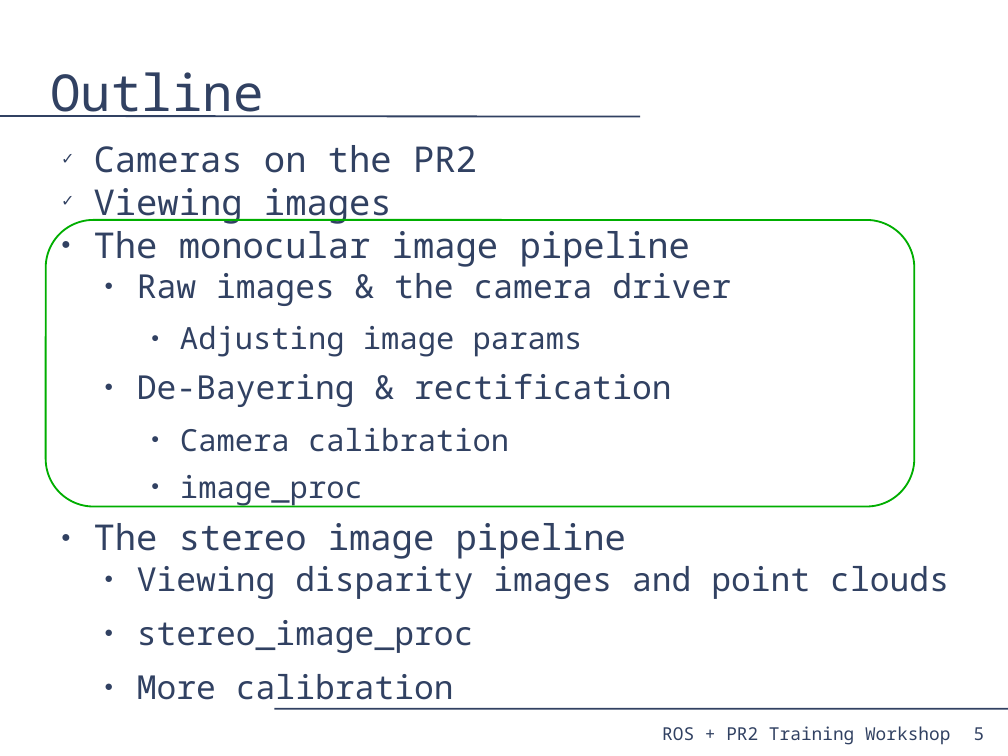
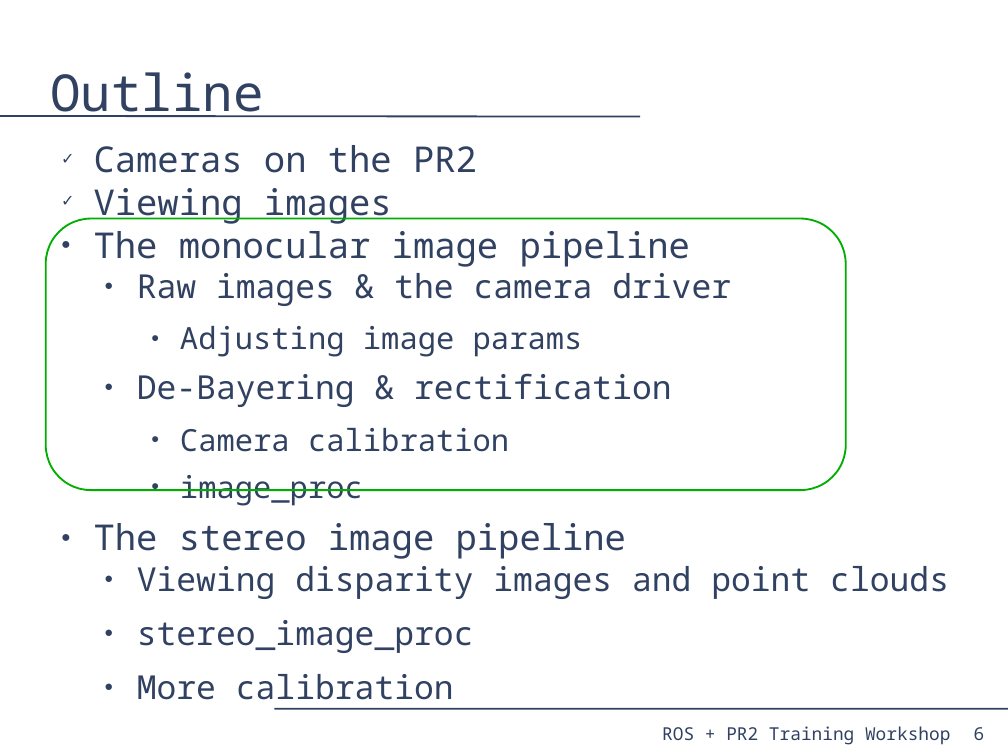
Before and after one commit to PR2/pr2_docs, a slide deck: slide 6 of pr2_training_workshop/processing_camera_data/slides.odp (slide 5 before the commit). Drawn at 1008x756 pixels with LibreOffice and Linux fonts; fonts in the diff are those of the drawing. Boxes give left, top, right and bottom in pixels: in the first picture for what was removed or moved away, otherwise in the second. Text is boxed around its words. In the diff, an @@ line names an element or a change of style, - is before the commit and + after.

```diff
--- a/pr2_training_workshop/processing_camera_data/slides.odp
+++ b/pr2_training_workshop/processing_camera_data/slides.odp
@@ rounded rectangle resized from (x1=46, y1=220, x2=915, y2=507) to (x1=46, y1=219, x2=846, y2=490) @@
@@ page number at (x1=974, y1=727, x2=985, y2=740): text changed @@
-5
+6
```
Also in this commit, not shown: 1 other slide changed, 2 slides added.
